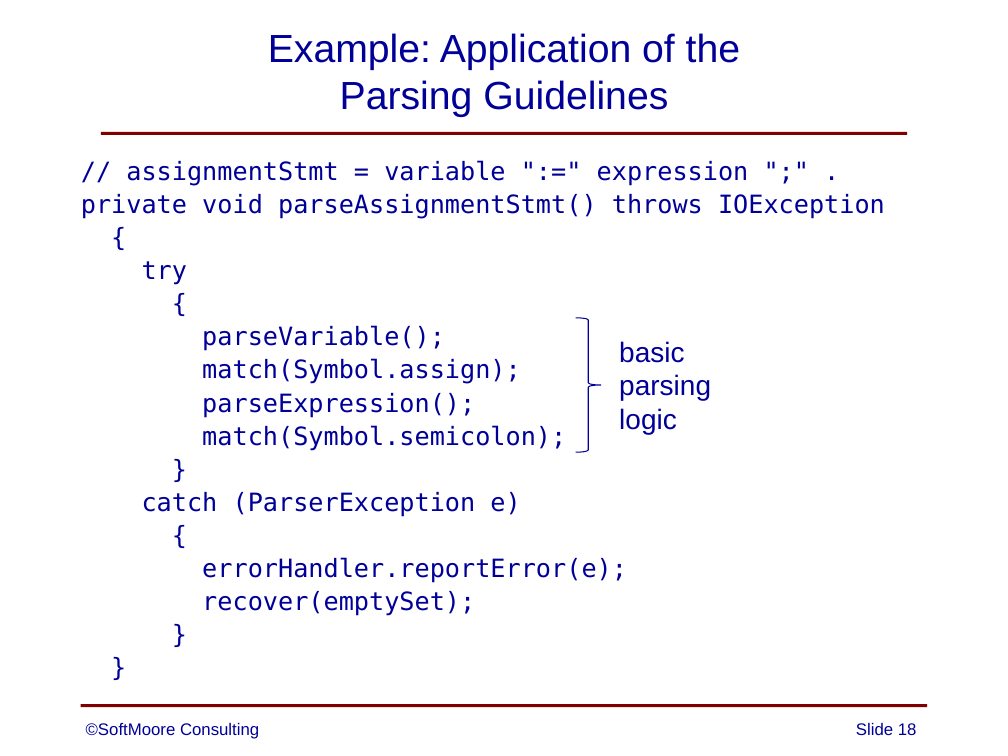
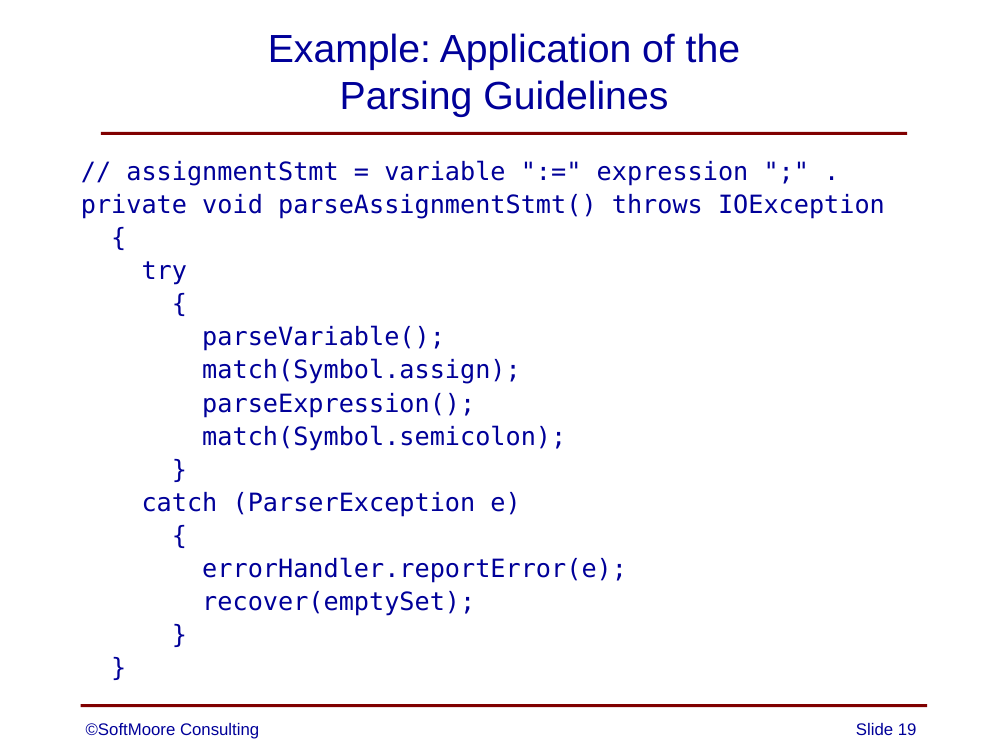
Before and after one commit to SoftMoore/CPRL-Java-3rd, a slide deck: slide 19 of PowerPoints/06 - Syntax Analysis.pptx (slide 18 before the commit). Drawn at 1008x756 pixels with LibreOffice and Linux fonts; fonts in the diff are those of the drawing. Boxes give left, top, right and bottom in pixels: in the first picture for what was removed or moved away, otherwise in the second. Text is boxed around its words. In the diff, an @@ line names an element or a change of style, - is before the commit and + after.

```diff
--- a/PowerPoints/06 - Syntax Analysis.pptx
+++ b/PowerPoints/06 - Syntax Analysis.pptx
@@ right brace removed at [576,318,601,452] @@
@@ text removed at [619,341,711,434] @@
-basic
-parsing
-logic
@@ page number at [856,723,917,735]: text changed @@
-Slide 18
+Slide 19
```
Also in this commit, not shown: 2 other slides changed, 1 slide added.
